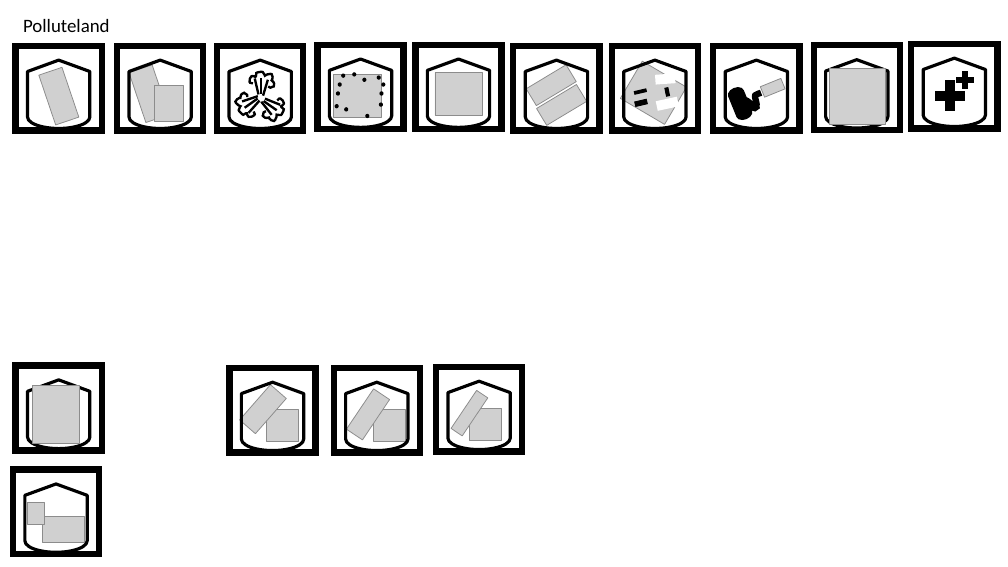
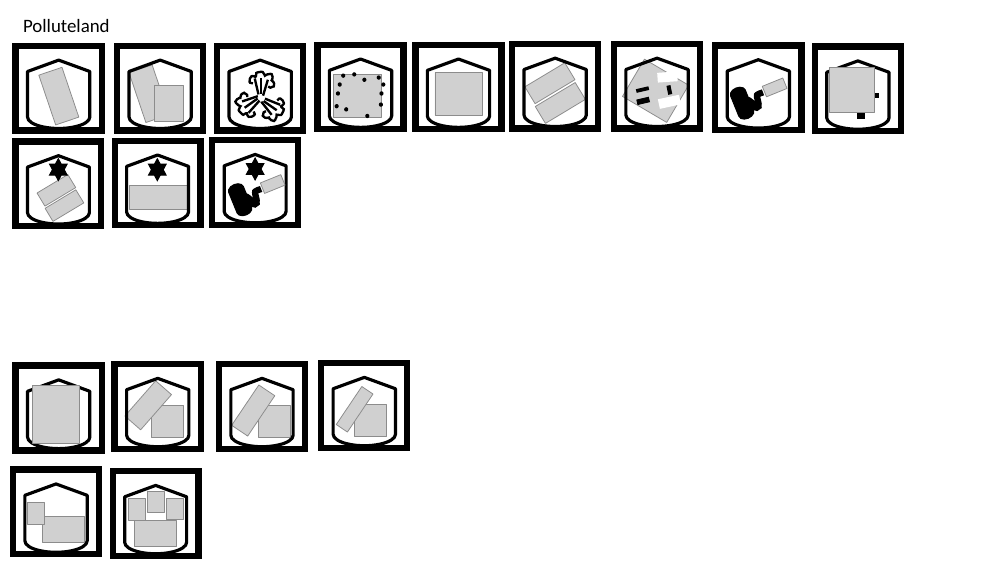
Before and after one commit to alexliuhust/JS_ChessGames, a slide deck: slide 6 of image process/drawings.pptx. Drawn at 1008x567 pixels with LibreOffice and Linux fonts; fonts in the diff are those of the drawing; grey boxes stand for pictures. Boxes give left, top, right and bottom in pixels: in the first picture for what was removed or moved away, otherwise in the second. Text is boxed around its words. In the diff, an @@ line names an element or a change of style, - is before the commit and + after.

```diff
--- a/image process/drawings.pptx
+++ b/image process/drawings.pptx
@@ rectangle: place and size @@
-rectangle at (911,44,997,129)
+rectangle at (512,44,598,129)
@@ flow chart display: place and size @@
-flow chart display at (923,58,985,126)
+flow chart display at (524,58,586,126)
@@ picture added at (525,63,576,104) @@
@@ picture added at (535,82,585,123) @@
@@ picture: place and size @@
-picture at (830,69,885,124)
+picture at (830,67,874,112)
@@ plus: place and size @@
-plus at (957,72,973,88)
+plus at (866,89,879,102)
@@ freeform shape at (745,92,768,111): outline redrawn @@
@@ plus: place and size @@
-plus at (935,81,965,110)
+plus at (850,96,873,119)
@@ rectangle: place and size @@
-rectangle at (513,46,600,131)
+rectangle at (16,141,101,226)
@@ flow chart display: place and size @@
-flow chart display at (526,60,588,129)
+flow chart display at (27,156,89,224)
@@ picture: place and size @@
-picture at (526,65,576,106)
+picture at (37,175,76,206)
@@ star added at (50,159,67,181), fill #000000, outline #000000 1 pt @@
@@ group added at (115,141,200,225): 1 picture, 1 rectangle, 1 flow chart display, 1 star @@
@@ group added at (212,140,298,225): 1 rectangle, 1 flow chart display, 1 picture, 1 pill shape, 1 freeform shape, 1 star @@
@@ picture: place and size @@
-picture at (537,85,587,126)
+picture at (45,190,84,222)
@@ 6 pictures, 3 rectangles, 3 flow chart displays: place and size @@
-6 pictures, 3 rectangles, 3 flow chart displays at (230,367,523,453)
+6 pictures, 3 rectangles, 3 flow chart displays at (115,363,408,449)
@@ group added at (113,471,198,556): 4 pictures, 1 rectangle, 1 flow chart display @@
```
Also in this commit, not shown: 8 other files.
